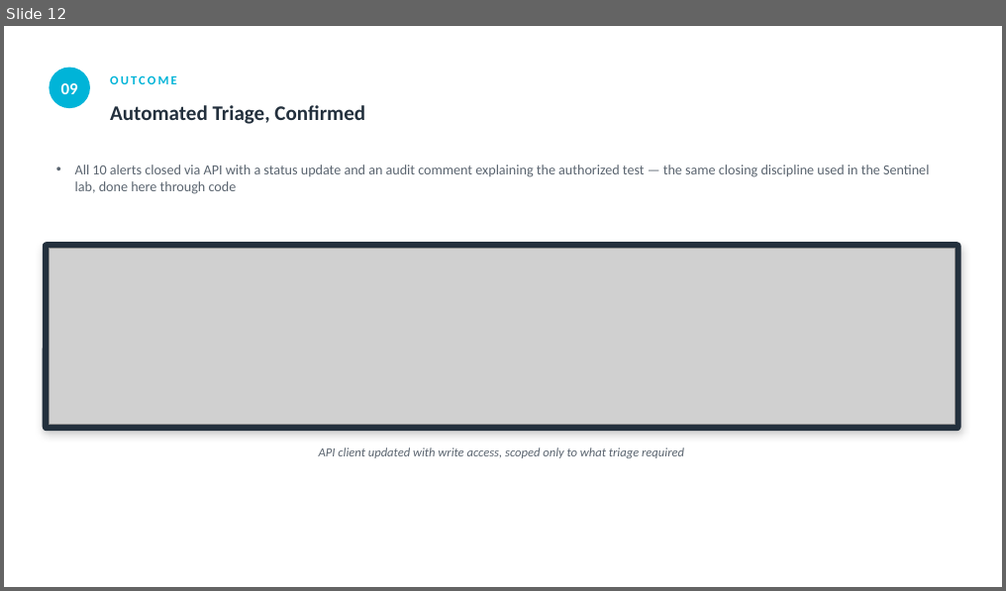
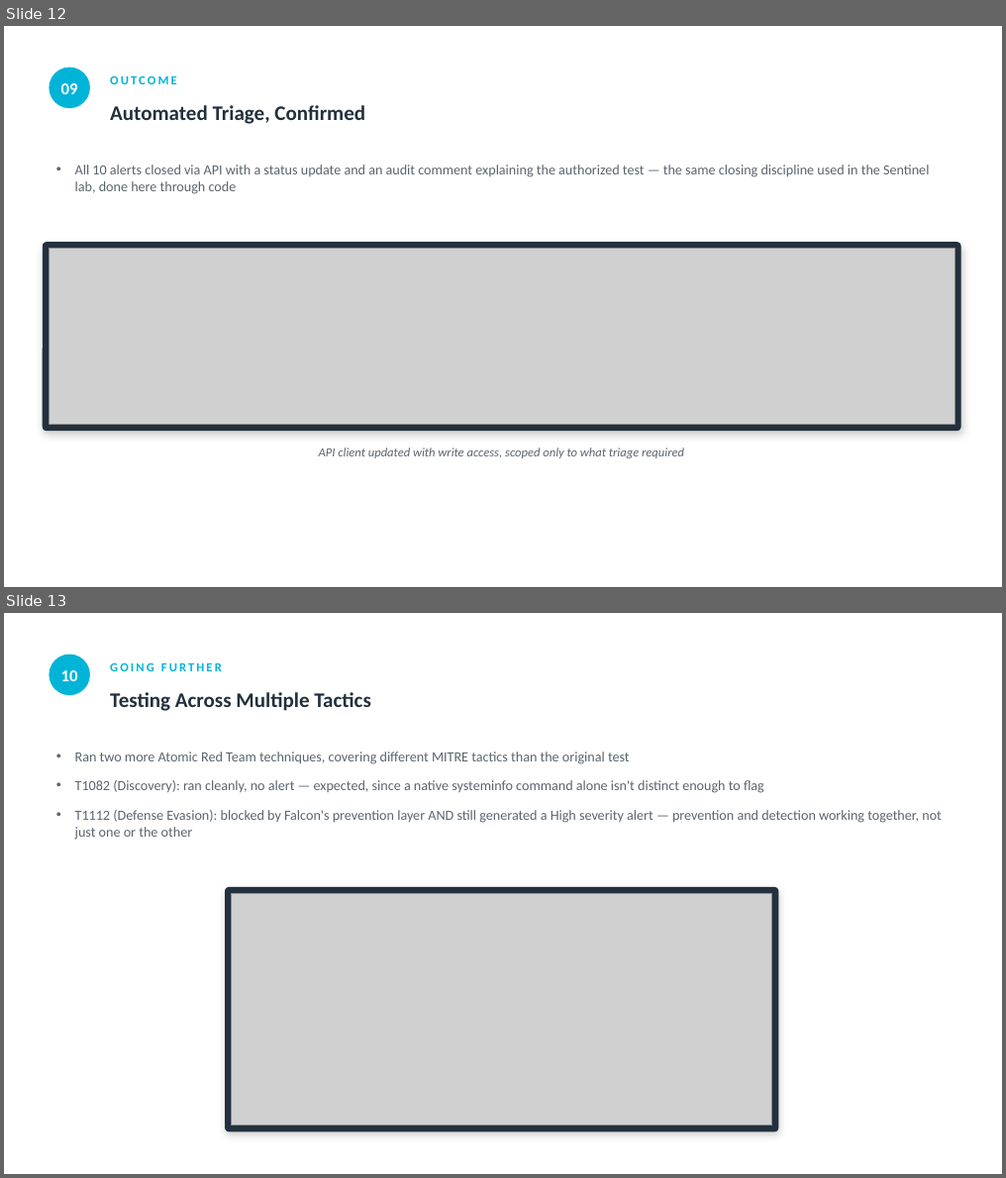
Before and after one commit to davidrufinobotte/security-engineering-labs, a slide deck: crowdstrike-falcon-api/CrowdStrike_Falcon_Lab_Presentation.pptx. Shown one above the other, each under a label of ours: slide 12 before the commit, slides 12 and 13 after it. The pictures are 1006x591 and 1006x1178 pixels, drawn with LibreOffice and Linux fonts; fonts in the diff are those of the drawing; grey boxes stand for pictures. Boxes give left, top, right and bottom in pixels: in the first picture for what was removed or moved away, otherwise in the second. Text is boxed around its words. In the diff, an @@ line names an element or a change of style, - is before the commit and + after.

```diff
--- a/crowdstrike-falcon-api/CrowdStrike_Falcon_Lab_Presentation.pptx
+++ b/crowdstrike-falcon-api/CrowdStrike_Falcon_Lab_Presentation.pptx
@@ slide 13 added at [4, 613, 1002, 1174], background #FFFFFF @@
@@ ellipse added at [49, 655, 90, 695], fill #00B4D8 @@
@@ text added at [61, 670, 78, 681], 16 pt, text #FFFFFF, bold @@
+10
@@ text added at [110, 663, 222, 671], 12 pt, text #00B4D8, bold @@
+GOING FURTHER
@@ text added at [110, 692, 370, 711], 20 pt, text #23303D, bold @@
+Testing Across Multiple Tactics
@@ text added at [75, 752, 942, 840], 13.5 pt, text #5B6570 @@
+• Ran two more Atomic Red Team techniques, covering different MITRE tactics than the original test
+• T1082 (Discovery): ran cleanly, no alert — expected, since a native systeminfo command alone isn't distinct enough to flag
+• T1112 (Defense Evasion): blocked by Falcon's prevention layer AND still generated a High severity alert — prevention and detection working together, not just one or the other
@@ rounded rectangle added at [226, 888, 779, 1132], fill #23303D, outline #23303D 1 pt @@
@@ picture added at [232, 894, 773, 1126] @@
```
Also in this commit, not shown: 1 slide changed, 1 other file.
